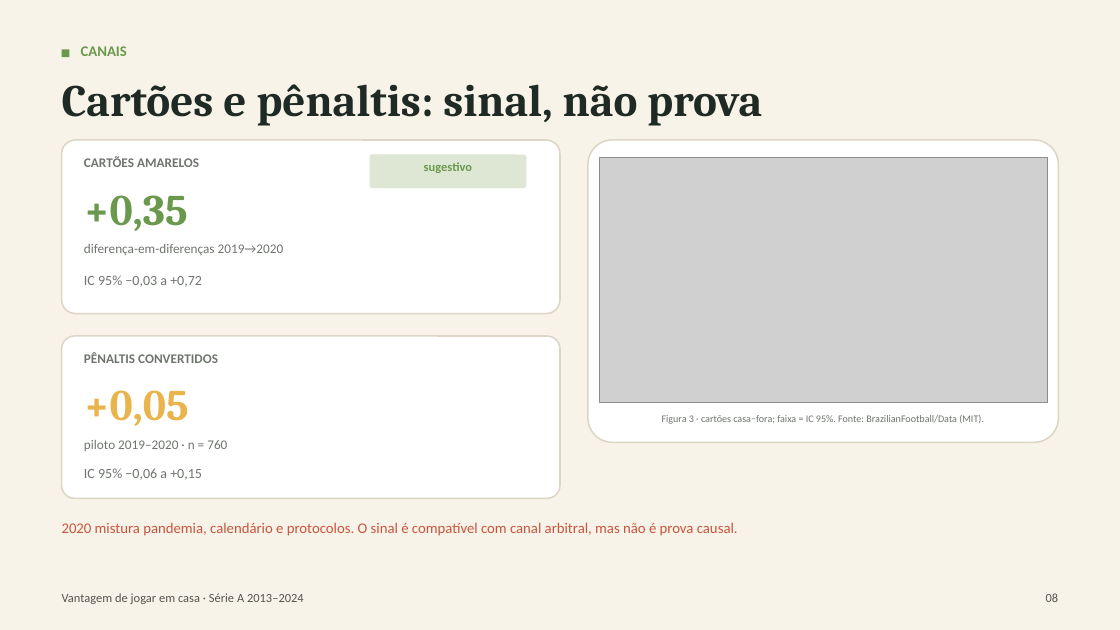
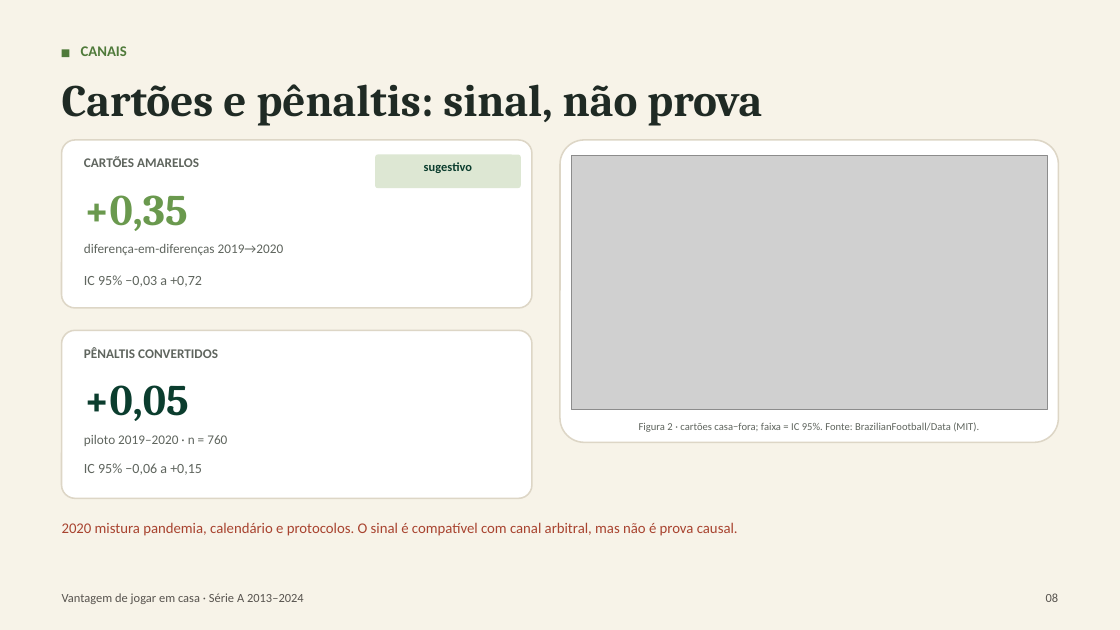
Before and after one commit to EmiyaKiritsugu3/TCC, a slide deck: slide 8 of apresentacao/apresentacao_artigo_2013_2024.pptx. Drawn at 1120x630 pixels with LibreOffice and Linux fonts; fonts in the diff are those of the drawing; grey boxes stand for pictures. Boxes give left, top, right and bottom in pixels: in the first picture for what was removed or moved away, otherwise in the second. Text is boxed around its words. In the diff, an @@ line names an element or a change of style, - is before the commit and + after.

```diff
--- a/apresentacao/apresentacao_artigo_2013_2024.pptx
+++ b/apresentacao/apresentacao_artigo_2013_2024.pptx
@@ rectangle at (x1=62, y1=49, x2=69, y2=57): fill #6A994E to #4F7A3A @@
@@ text "CANAIS" at (x1=81, y1=46, x2=127, y2=56): text colour #6A994E to #4F7A3A @@
@@ rounded rectangle resized from (x1=62, y1=140, x2=560, y2=314) to (x1=62, y1=140, x2=532, y2=308) @@
@@ rounded rectangle resized from (x1=588, y1=140, x2=1058, y2=442) to (x1=560, y1=140, x2=1058, y2=442) @@
@@ text "sugestivo" at (x1=424, y1=162, x2=472, y2=173): text colour #6A994E to #0B3D2E @@
@@ rounded rectangle resized from (x1=370, y1=155, x2=526, y2=188) to (x1=375, y1=155, x2=521, y2=188) @@
@@ picture resized from (x1=599, y1=158, x2=1047, y2=403) to (x1=571, y1=156, x2=1047, y2=410) @@
@@ rounded rectangle resized from (x1=62, y1=336, x2=560, y2=498) to (x1=62, y1=330, x2=532, y2=498) @@
@@ text "+0,05" at (x1=84, y1=385, x2=189, y2=421): text colour #E9B44C to #0B3D2E @@
@@ text at (x1=639, y1=422, x2=979, y2=432): text changed; size 6.5 to 6.8 pt; text colour #6F756E to #5F655E @@
-Figura 3 · cartões casa−fora; faixa = IC 95%. Fonte: BrazilianFootball/Data (MIT).
+Figura 2 · cartões casa−fora; faixa = IC 95%. Fonte: BrazilianFootball/Data (MIT).
@@ text colour #6F756E to #5F655E in 6 elements at (x1=84, y1=156, x2=199, y2=167), (x1=84, y1=244, x2=284, y2=255), (x1=84, y1=275, x2=202, y2=287), (x1=84, y1=347, x2=218, y2=358), (x1=84, y1=435, x2=227, y2=446), (x1=84, y1=463, x2=202, y2=475) @@
@@ text "2020 mistura pandemia, calendário e ..." at (x1=62, y1=522, x2=738, y2=536): text colour #C8553D to #A8432F @@
```
Also in this commit, not shown: 9 other slides changed, 6 other files.
